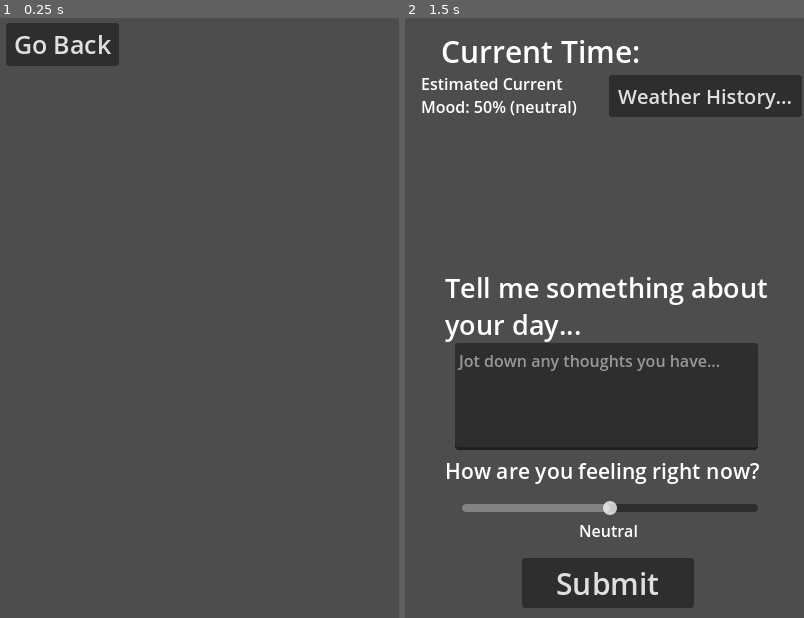
Above: before the commit, frames 1-2 (left to right).
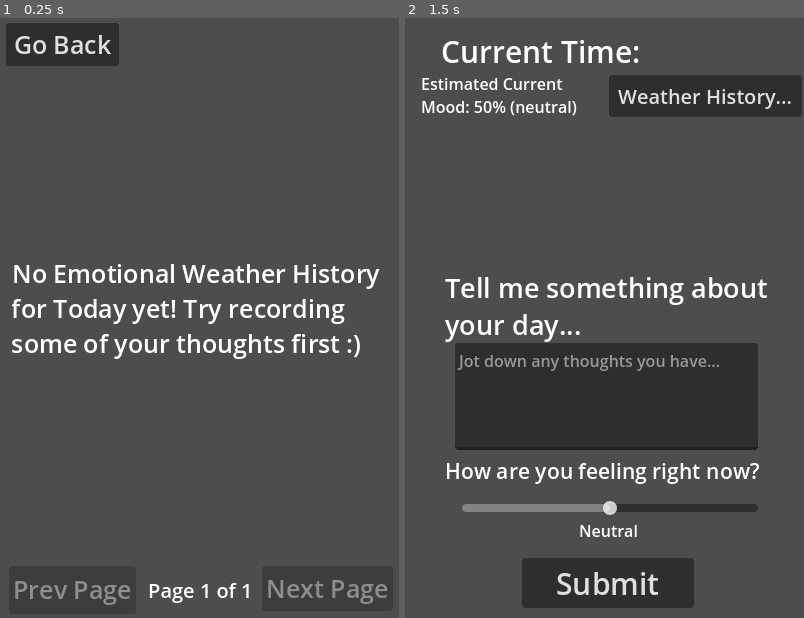
Above: after the commit, the same moments.

Repository: chisatonishikigi479/Hack-Washu-Project-2025-Repo-v2
Game: Godot game, scene res://HistoryScreen.tscn
The game is run twice, just before and just after one commit, with the same random seed, the same clock (stepped at 60 frames per second) and the same inputs. The project has no main scene, so this scene is started directly.
Inputs:
- Up to frame 1 (0.25 s): no input
- Up to frame 2 (1.5 s): tap Enter at 0.5 s; click "Go Back" at 1.25 s

The runs differ from the first frame. In frame 1, 4.1% of the frame differs, in the area x 3-97%, y 41-98%; in frame 2, nothing differs.
Error in both runs: Out of bounds get index '-1' (on base: 'Array') (res://home_screen.gd:6)

Commit message:
fuck shit

Diff:
--- a/HistoryScreen.tscn
+++ b/HistoryScreen.tscn
@@ -13,4 +13,40 @@
 theme_override_font_sizes/font_size = 25
 text = "Go Back"
 
+[node name="PrevPage" type="Button" parent="."]
+offset_left = 10.0
+offset_top = 548.0
+offset_right = 137.0
+offset_bottom = 596.0
+theme_override_font_sizes/font_size = 25
+text = "Prev Page"
+
+[node name="NextPage" type="Button" parent="."]
+offset_left = 263.0
+offset_top = 548.0
+offset_right = 394.0
+offset_bottom = 593.0
+theme_override_font_sizes/font_size = 25
+text = "Next Page"
+
+[node name="PageLabel" type="RichTextLabel" parent="."]
+offset_left = 149.0
+offset_top = 558.0
+offset_right = 277.0
+offset_bottom = 593.0
+theme_override_font_sizes/normal_font_size = 20
+text = "Page 1 of 1"
+
+[node name="NoWeatherHistoryLabel" type="RichTextLabel" parent="."]
+visible = false
+offset_left = 13.0
+offset_top = 238.0
+offset_right = 409.0
+offset_bottom = 370.0
+theme_override_font_sizes/normal_font_size = 25
+text = "No Emotional Weather History for Today yet! Try recording some of your thoughts first :)
+"
+
 [connection signal="pressed" from="BackButton" to="." method="_on_back_button_pressed"]
+[connection signal="pressed" from="PrevPage" to="." method="_on_prev_page_pressed"]
+[connection signal="pressed" from="NextPage" to="." method="_on_next_page_pressed"]
--- a/history_screen.gd
+++ b/history_screen.gd
@@ -1,6 +1,61 @@
 extends Node2D
 
+
+var pageNum = 0 #0-indexed
+var pages = 1
+
+var setVariables = false
+
+@onready var record_item = preload("res://record_item.tscn")
+var record_items = []
+
+func _ready():
+	var numEntries = GlobalData.prompt_responses_during_day.size()-1
+	pages = max(1, ceil(numEntries / 4))
+	generate_records()
+	pass
 
 func _on_back_button_pressed() -> void:
 	get_tree().change_scene_to_file("res://HomeScreen.tscn")
 	pass # Replace with function body.
+
+
+func _process(delta):
+	$PrevPage.disabled = (pageNum <= 0)
+	$NextPage.disabled = (pageNum >= pages-1)
+
+	$PageLabel.text = "Page " + str(pageNum + 1) + " of " + str(pages)
+
+	$NoWeatherHistoryLabel.visible = GlobalData.prompt_responses_during_day.size() < 2
+
+	pass
+
+
+func generate_records():
+	for record_item in record_items:
+		record_items.queue_free()
+	record_items = []
+	for i in range (4):
+		var currIndex = 4*pageNum + i + 1
+		if currIndex < GlobalData.prompt_responses_during_day.size():
+			var item = record_item.instantiate()
+			item.global_position = Vector2(0, 60 + 120*i)
+			add_child(item)
+			item.index = currIndex
+			item.set_visible(true)
+			record_items.append(item)
+
+
+	pass
+
+
+func _on_next_page_pressed() -> void:
+	pageNum = min(pages - 1, pageNum + 1)
+	generate_records()
+	pass # Replace with function body.
+
+
+func _on_prev_page_pressed() -> void:
+	pageNum = max(0, pageNum - 1)
+	generate_records()
+	pass # Replace with function body.
--- a/record_item.gd
+++ b/record_item.gd
@@ -8,7 +8,7 @@
 var setVariables = false
 func _process(delta):
 	if not setVariables:
-		$Timestamp.text = "Timestamp: " + GlobalData.minutes_to_time_string(GlobalData.mood_time_stamps[index])
+		$TimestampLabel.text = "Timestamp: " + GlobalData.minutes_to_time_string(GlobalData.mood_time_stamps[index])
 		var mood = GlobalData.mood_data_points[index]
 		var comment = ""
 		if mood <= 0.2:
--- a/record_item.tscn
+++ b/record_item.tscn
@@ -26,6 +26,6 @@
 offset_left = 136.0
 offset_top = 67.0
 offset_right = 387.0
-offset_bottom = 146.0
+offset_bottom = 133.0
 theme_override_font_sizes/normal_font_size = 15
 text = "\"insert explanation\""
